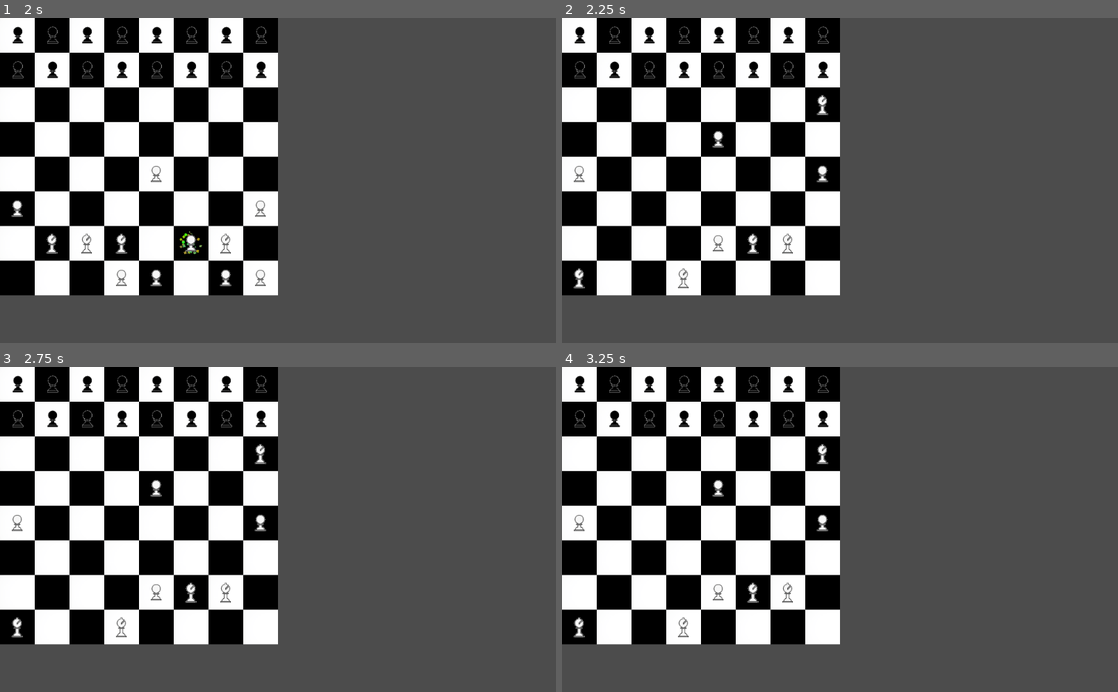
Above: before the commit, frames 1-4 (two rows, left to right).
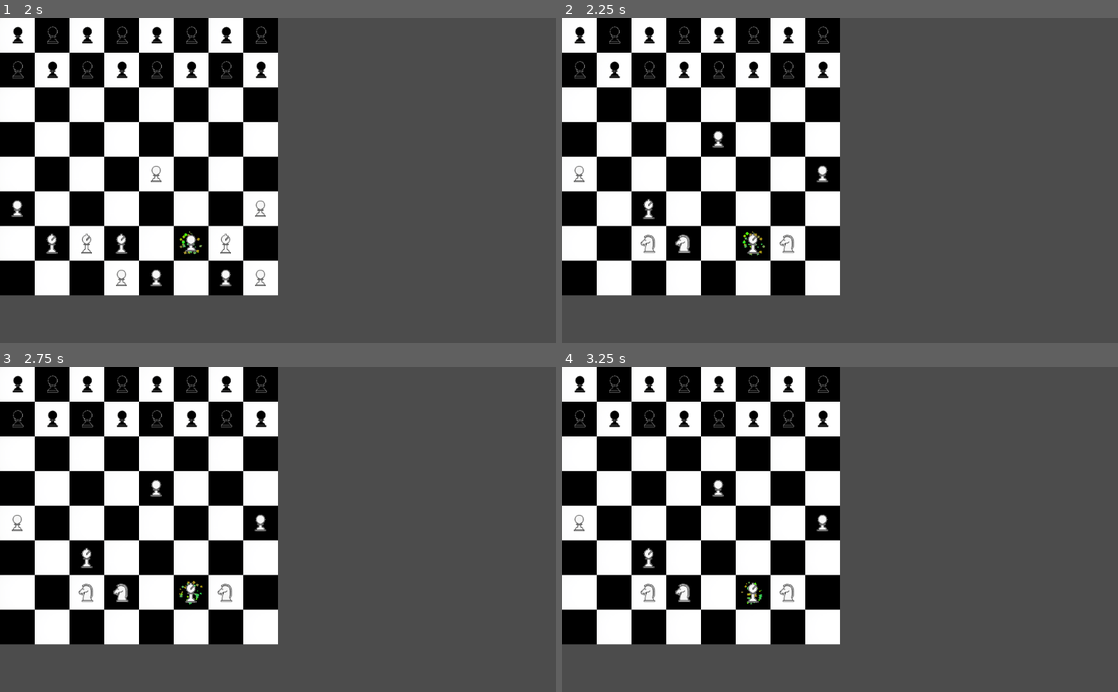
Above: after the commit, the same moments.

Repository: MrJustreborn/BattleMess
Game: Godot game, scene res://board/board.tscn
The game is run twice, just before and just after one commit, with the same random seed, the same clock (stepped at 60 frames per second) and the same inputs.
Inputs:
- Up to frame 1 (2 s): tap Enter (ui_accept) at 0.5, 0.6, 0.77, 1.07, 1.25, 1.35, 1.52, 1.82 s; hold Up (ui_up) 0.53-1.28 s
- Up to frame 2 (2.25 s): hold Up (ui_up) from 2.03 s (still down); tap Enter (ui_accept) at 2.1 s
- Up to frame 3 (2.75 s): keep holding Up (ui_up)
- Up to frame 4 (3.25 s): keep holding Up (ui_up); tap Enter (ui_accept) at 2.75, 2.85, 3.02 s

Frame 1 is identical in both runs. In frame 2, 0.7% of the frame differs, in the area x 2-48%, y 23-84%; in frame 3, 0.7%; in frame 4, 0.7%.

Commit message:
Add kill to random ai

Diff:
--- a/godot/entities/entity.tscn
+++ b/godot/entities/entity.tscn
@@ -131,7 +131,7 @@
 script = ExtResource( 20 )
 
 [node name="Circle" type="Node2D" parent="next"]
-rotation = 1.15916
+rotation = 2.43833
 
 [node name="CPUParticles2D" type="CPUParticles2D" parent="next/Circle"]
 position = Vector2( 25, 0 )
--- a/godot/entities/play_logic.gd
+++ b/godot/entities/play_logic.gd
@@ -52,10 +52,13 @@
 		$next/Circle/CPUParticles2D.color = col_merge;
 	elif move.type == 2: #OPPONENT
 		$next/Circle/CPUParticles2D.color = col_kill;
+	elif move.type == 3: #WALL
+		$next.visible = false;
 
 	$next.update();
 	next_move = move;
-	controller.add_predict_move(move.pos, self);
+	if move.type != 3: #WALL
+		controller.add_predict_move(move.pos, self);
 
 func cancel_next_move():
 	next_move = null;
@@ -70,21 +73,38 @@
 		if next_move.type == 0: #FREE
 			setCell(next_move.pos);
 		elif next_move.type == 1: #FRIEND
-			merge_with.delete();
-			setChessType(chess_type.bishop);
+			merge_with.setNextChessType();
+			queue_free();
+			#merge_with.setCell(next_move.pos);
+		elif next_move.type == 2: #OPPONENT
+			var toKill = controller.get_cell_item(next_move.pos);
+			toKill.delete();
 			setCell(next_move.pos);
-		elif next_move.type == 2: #OPPONENT
-			pass
-
-	controller.add_node(cell, self);
+	if !is_queued_for_deletion():
+		controller.add_node(cell, self);
 	cancel_next_move();
 
 func delete():
 	controller.remove_node(cell);
 	queue_free();
 
+func setNextChessType():
+	match type:
+		chess_type.pawn:
+			setChessType(chess_type.bishop);
+		chess_type.bishop:
+			setChessType(chess_type.knight);
+		chess_type.knight:
+			setChessType(chess_type.rock);
+		chess_type.rock:
+			setChessType(chess_type.king);
+		chess_type.king:
+			setChessType(chess_type.queen);
+		chess_type.queen:
+			return;
+
 func want_to_merge_with(with: Node) -> bool:
-	if merge_with != null:
+	if merge_with != null || type == chess_type.queen:
 		return false;
 	var want: bool = randf() > .5;
 	if want:
